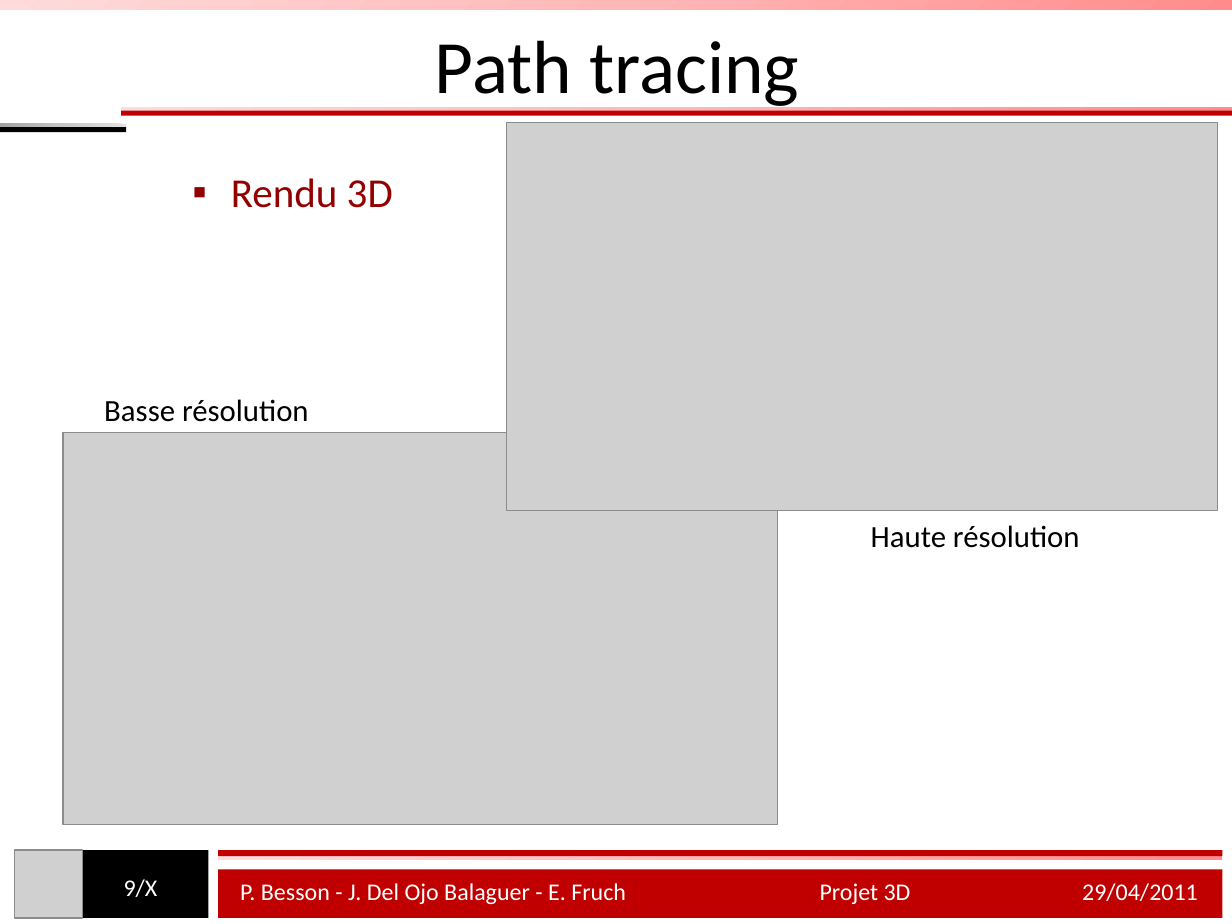
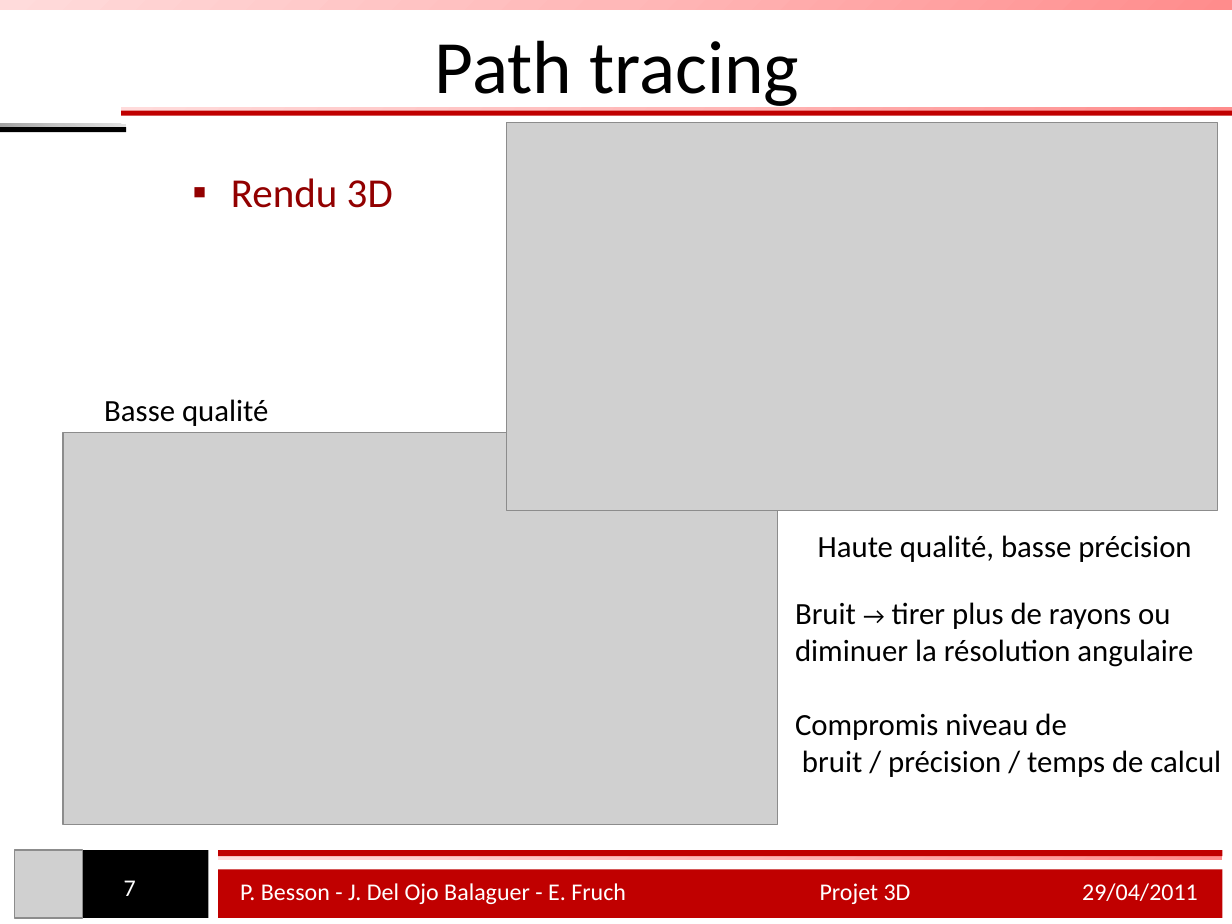
Before and after one commit to pierr/Projet3D, a slide deck: slide 7 of raymini/Presentation.pptx (slide 9 before the commit). Drawn at 1232x924 pixels with LibreOffice and Linux fonts; fonts in the diff are those of the drawing; grey boxes stand for pictures. Boxes give left, top, right and bottom in pixels: in the first picture for what was removed or moved away, otherwise in the second. Text is boxed around its words. In the diff, an @@ line names an element or a change of style, - is before the commit and + after.

```diff
--- a/raymini/Presentation.pptx
+++ b/raymini/Presentation.pptx
@@ text at box(104, 399, 268, 426): text changed @@
-Basse résolution
+Basse qualité
@@ text at box(818, 535, 1191, 562): text changed @@
-Haute résolution
+Haute qualité, basse précision
@@ text added at box(795, 602, 1221, 777), 18 pt, text #000000 @@
+    Bruit → tirer plus de rayons ou diminuer la résolution angulaire
+    Compromis niveau de
+    bruit / précision / temps de calcul
@@ page number at box(124, 880, 136, 896): text changed @@
-9/X
+7
```
Also in this commit, not shown: 6 other slides changed, 3 slides removed.
